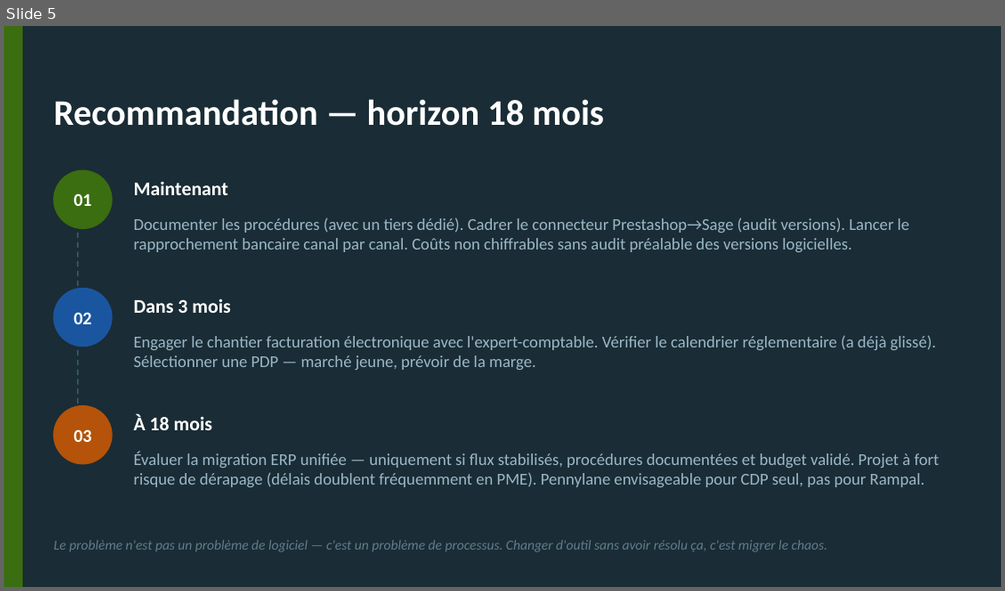
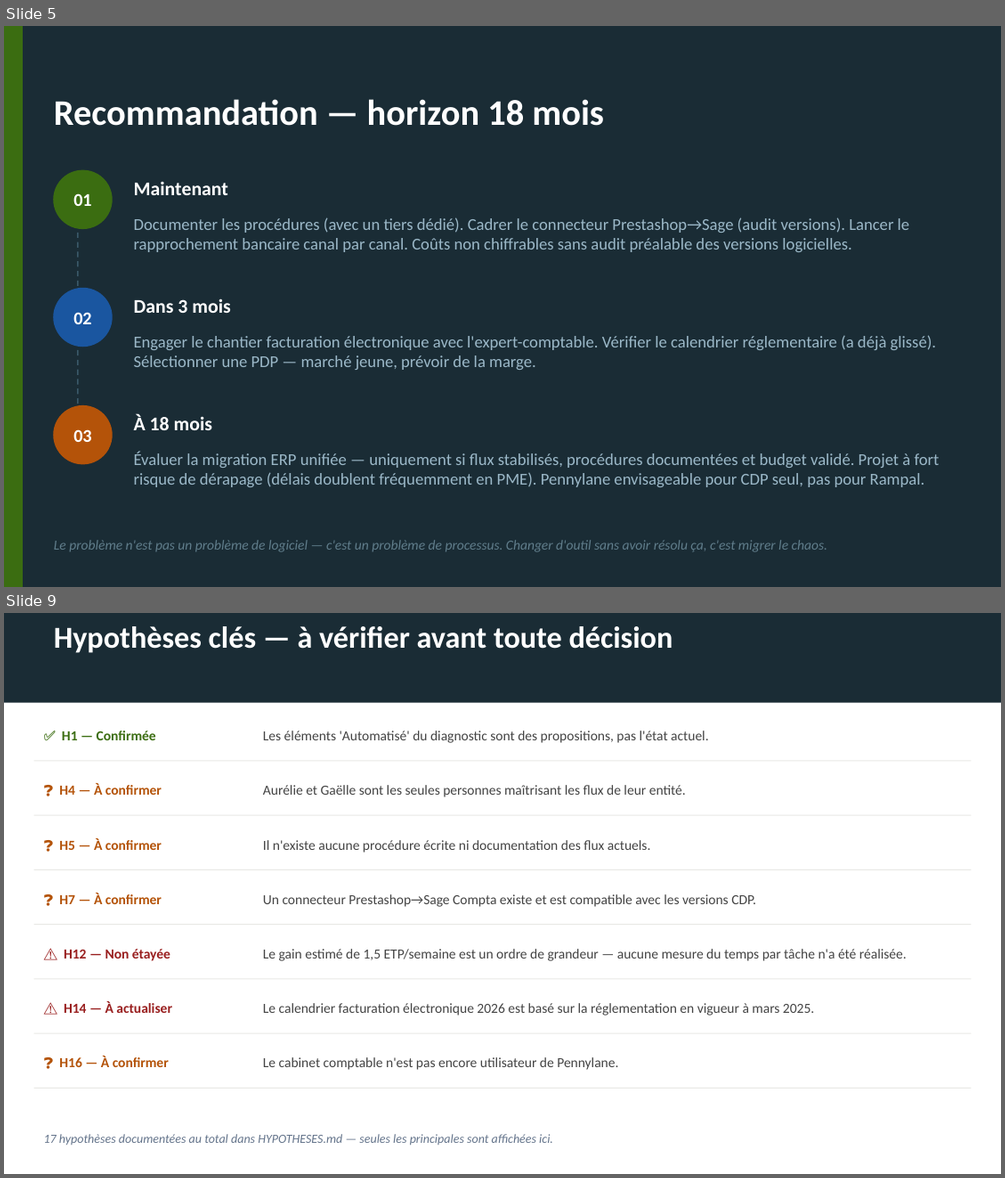
Before and after one commit to maxberko/rampal-latour-accounting, a slide deck: synthese_rampal_cdp.pptx. Shown one above the other, each under a label of ours: slide 5 before the commit, slides 5 and 9 after it; the slides between them are not shown. The pictures are 1005x591 and 1005x1178 pixels, drawn with LibreOffice and Linux fonts; fonts in the diff are those of the drawing. Boxes give left, top, right and bottom in pixels: in the first picture for what was removed or moved away, otherwise in the second. Text is boxed around its words. In the diff, an @@ line names an element or a change of style, - is before the commit and + after.

```diff
--- a/synthese_rampal_cdp.pptx
+++ b/synthese_rampal_cdp.pptx
@@ slide 9 added at bbox=[4, 613, 1001, 1174], background #FFFFFF @@
@@ rectangle added at bbox=[4, 613, 1001, 703], fill #1A2C35 @@
@@ text added at bbox=[54, 626, 673, 653], 22 pt, text #FFFFFF, bold @@
+Hypothèses clés — à vérifier avant toute décision
@@ text added at bbox=[62, 730, 156, 740], 10 pt, text #3B6D11, bold @@
+✅ H1 — Confirmée
@@ text added at bbox=[263, 730, 709, 743], 10 pt, text #444444 @@
+Les éléments 'Automatisé' du diagnostic sont des propositions, pas l'état actuel.
@@ rectangle added at bbox=[34, 761, 971, 762], fill #E8E8E5 @@
@@ text added at bbox=[59, 783, 162, 795], 10 pt, text #B45309, bold @@
+❓ H4 — À confirmer
@@ text added at bbox=[263, 785, 686, 797], 10 pt, text #444444 @@
+Aurélie et Gaëlle sont les seules personnes maîtrisant les flux de leur entité.
@@ rectangle added at bbox=[34, 814, 971, 815], fill #E8E8E5 @@
@@ text added at bbox=[59, 838, 162, 850], 10 pt, text #B45309, bold @@
+❓ H5 — À confirmer
@@ text added at bbox=[263, 840, 651, 852], 10 pt, text #444444 @@
+Il n'existe aucune procédure écrite ni documentation des flux actuels.
@@ rectangle added at bbox=[34, 869, 971, 870], fill #E8E8E5 @@
@@ text added at bbox=[59, 892, 162, 904], 10 pt, text #B45309, bold @@
+❓ H7 — À confirmer
@@ text added at bbox=[263, 894, 756, 907], 10 pt, text #444444 @@
+Un connecteur Prestashop→Sage Compta existe et est compatible avec les versions CDP.
@@ rectangle added at bbox=[34, 924, 971, 925], fill #E8E8E5 @@
@@ text added at bbox=[64, 949, 170, 961], 10 pt, text #991F1F, bold @@
+⚠️ H12 — Non étayée
@@ text added at bbox=[263, 949, 906, 961], 10 pt, text #444444 @@
+Le gain estimé de 1,5 ETP/semaine est un ordre de grandeur — aucune mesure du temps par tâche n'a été réalisée.
@@ rectangle added at bbox=[34, 978, 971, 979], fill #E8E8E5 @@
@@ text added at bbox=[64, 1001, 172, 1013], 10 pt, text #991F1F, bold @@
+⚠️ H14 — À actualiser
@@ text added at bbox=[263, 1003, 814, 1015], 10 pt, text #444444 @@
+Le calendrier facturation électronique 2026 est basé sur la réglementation en vigueur à mars 2025.
@@ rectangle added at bbox=[34, 1033, 971, 1034], fill #E8E8E5 @@
@@ text added at bbox=[59, 1055, 169, 1067], 10 pt, text #B45309, bold @@
+❓ H16 — À confirmer
@@ text added at bbox=[263, 1057, 618, 1070], 10 pt, text #444444 @@
+Le cabinet comptable n'est pas encore utilisateur de Pennylane.
@@ rectangle added at bbox=[34, 1087, 971, 1088], fill #E8E8E5 @@
@@ text added at bbox=[44, 1134, 553, 1144], 9 pt, text #64748B, italic @@
+17 hypothèses documentées au total dans HYPOTHESES.md — seules les principales sont affichées ici.
```
Also in this commit, not shown: 3 other slides added.
